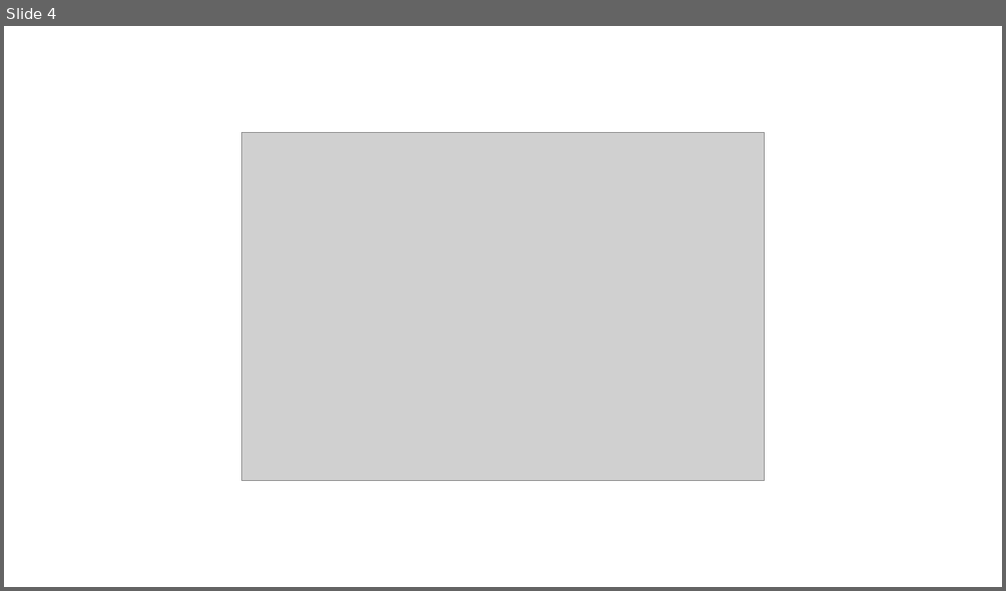
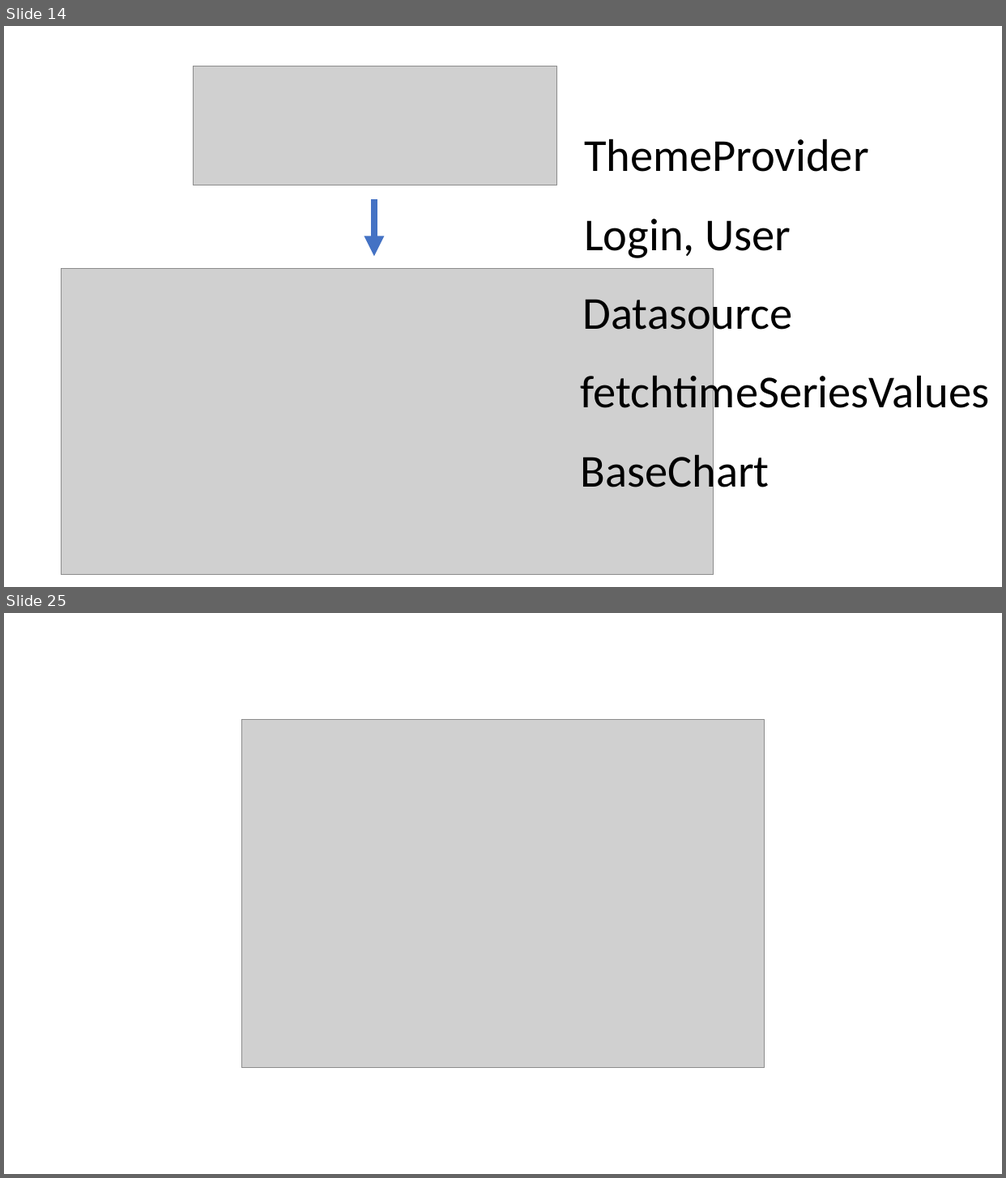
Before and after one commit to DHI/DomainServicesCourse, a slide deck: Presentations/DS-course-4-frontend.pptx. Shown one above the other, each under a label of ours: slide 4 before the commit, slides 14 and 25 after it; the slides between them are not shown. The pictures are 1006x591 and 1006x1178 pixels, drawn with LibreOffice and Linux fonts; fonts in the diff are those of the drawing; grey boxes stand for pictures. Boxes give left, top, right and bottom in pixels: in the first picture for what was removed or moved away, otherwise in the second. Text is boxed around its words. In the diff, an @@ line names an element or a change of style, - is before the commit and + after.

Commit message:
add charting

```diff
--- a/Presentations/DS-course-4-frontend.pptx
+++ b/Presentations/DS-course-4-frontend.pptx
@@ slide 14 added at (4,26,1002,587), background #FFFFFF @@
@@ picture added at (193,66,557,185) @@
@@ text added at (584,139,869,172), 44 pt, text #000000 @@
+ThemeProvider
@@ arrow added from (374, 199) to (374, 257), #4472C4 6.5 pt @@
@@ text added at (584,219,791,258), 44 pt, text #000000 @@
+Login, User
@@ picture added at (61,268,714,574) @@
@@ text added at (583,291,793,340), 44 pt, text #000000 @@
+Datasource
@@ text added at (581,369,990,419), 44 pt, text #000000 @@
+fetchtimeSeriesValues
@@ text added at (581,449,769,498), 44 pt, text #000000 @@
+BaseChart
@@ what was slide 4 is now slide 25 @@
```
Also in this commit, not shown: 1 slide changed, 20 other slides added, 11 slides removed, 6 other files.
